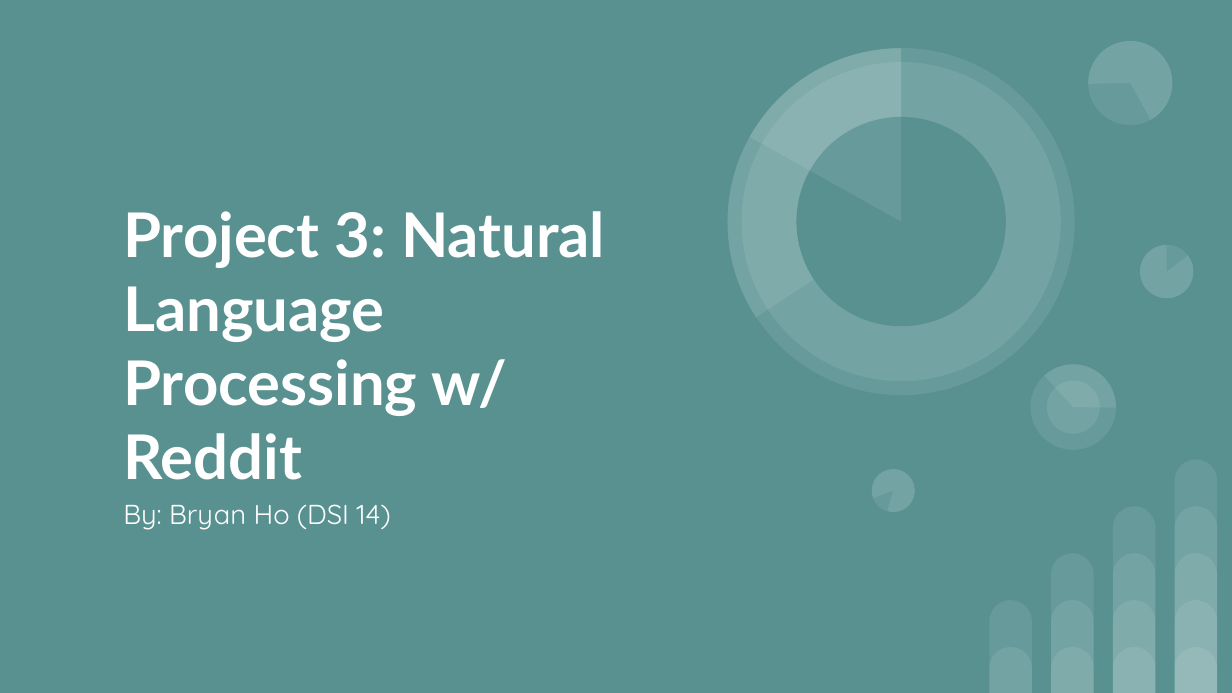
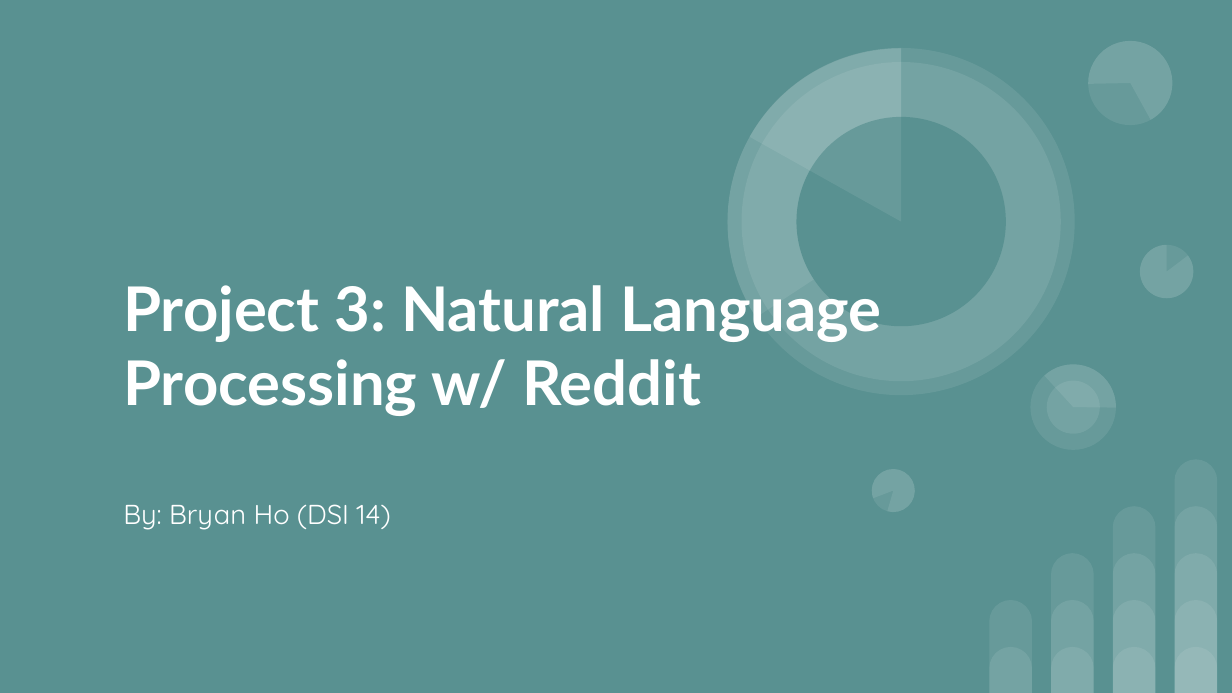
Before and after one commit to bryan-ho/dsiproject3, a slide deck: slide 1 of Project 3_ Natural Language Processing with Reddit.pptx. Drawn at 1232x693 pixels with LibreOffice and Linux fonts; fonts in the diff are those of the drawing. Boxes give left, top, right and bottom in pixels: in the first picture for what was removed or moved away, otherwise in the second. Text is boxed around its words. In the diff, an @@ line names an element or a change of style, - is before the commit and + after.

Commit message:
fourth commit

```diff
--- a/Project 3_ Natural Language Processing with Reddit.pptx
+++ b/Project 3_ Natural Language Processing with Reddit.pptx
@@ title "Project 3: Natural Language Processing ..." rewrapped from [123,211,605,480] to [123,285,881,416] @@
```
